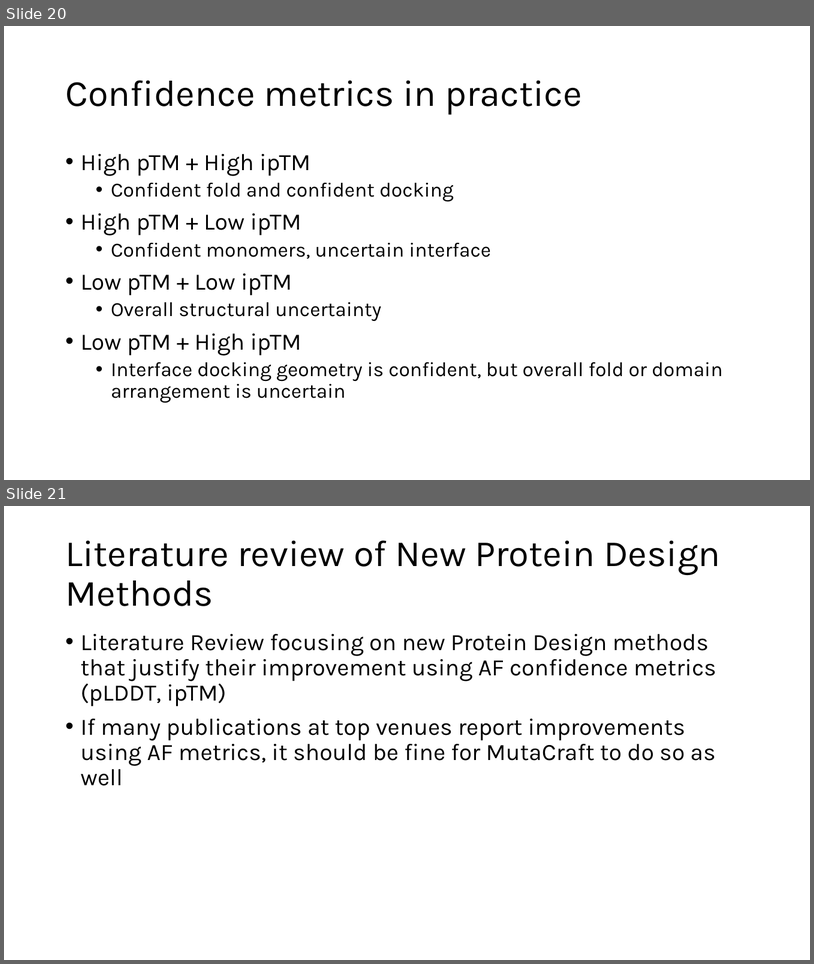
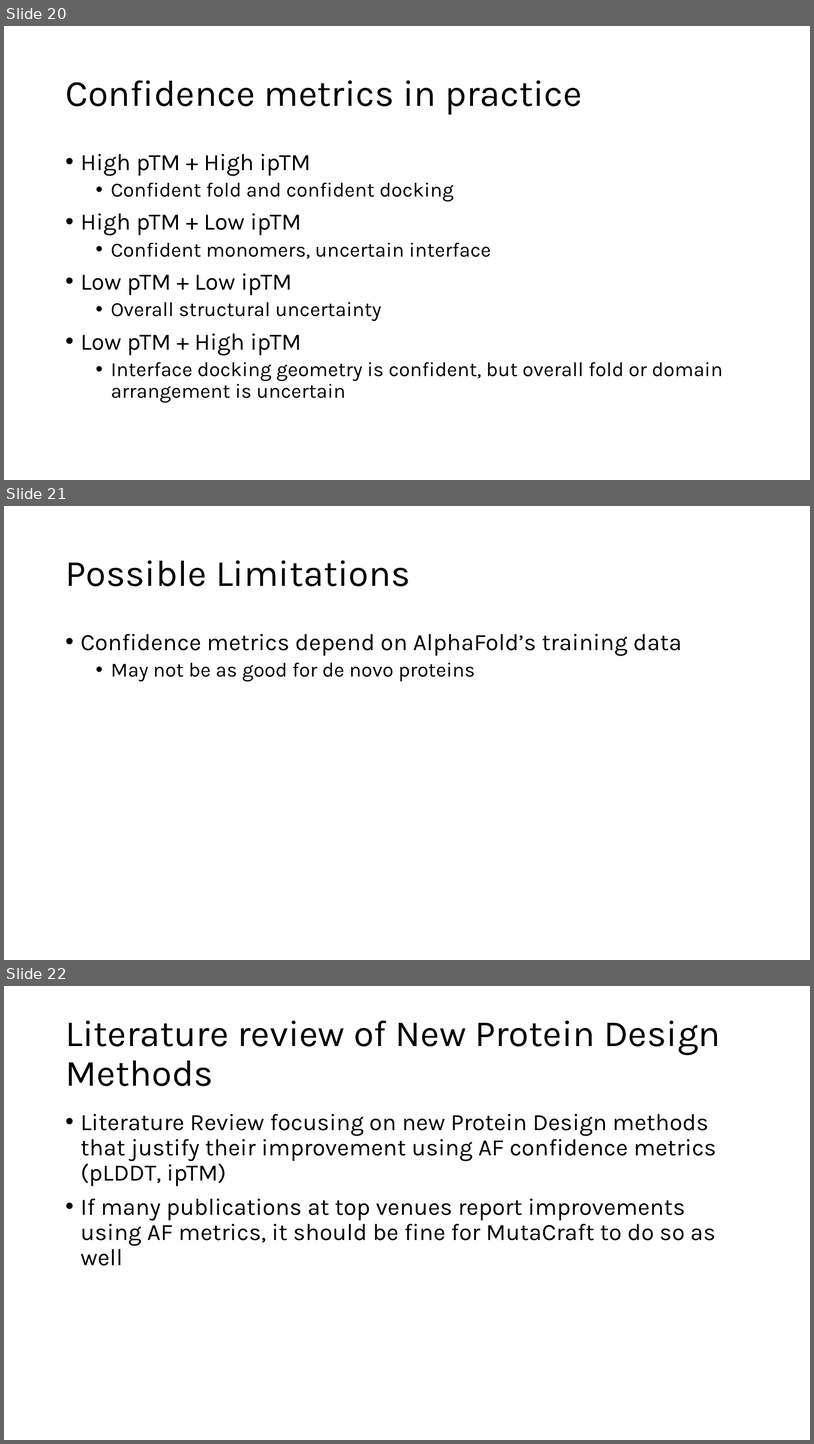
Before and after one commit to kaylertee/ActiveTargeting, a slide deck: Presentations/13 Feb 2026 AlphaFold Confidence Metrics.pptx. Shown one above the other, each under a label of ours: slides 20 and 21 before the commit, slides 20, 21 and 22 after it. The pictures are 814x964 and 814x1444 pixels, drawn with LibreOffice and Linux fonts; fonts in the diff are those of the drawing. Boxes give left, top, right and bottom in pixels: in the first picture for what was removed or moved away, otherwise in the second. Text is boxed around its words. In the diff, an @@ line names an element or a change of style, - is before the commit and + after.

```diff
--- a/Presentations/13 Feb 2026 AlphaFold Confidence Metrics.pptx
+++ b/Presentations/13 Feb 2026 AlphaFold Confidence Metrics.pptx
@@ slide 21 added at (4, 506, 810, 960), background #FFFFFF @@
@@ title added at (65, 560, 411, 586), 44 pt, text #000000 @@
+Possible Limitations
@@ text added at (81, 634, 682, 682), 28 pt, text #000000 @@
+• Confidence metrics depend on AlphaFold’s training data
+  • May not be as good for de novo proteins
@@ what was slide 21 is now slide 22 @@
```
Also in this commit, not shown: 2 slides changed, 1 slide removed.
